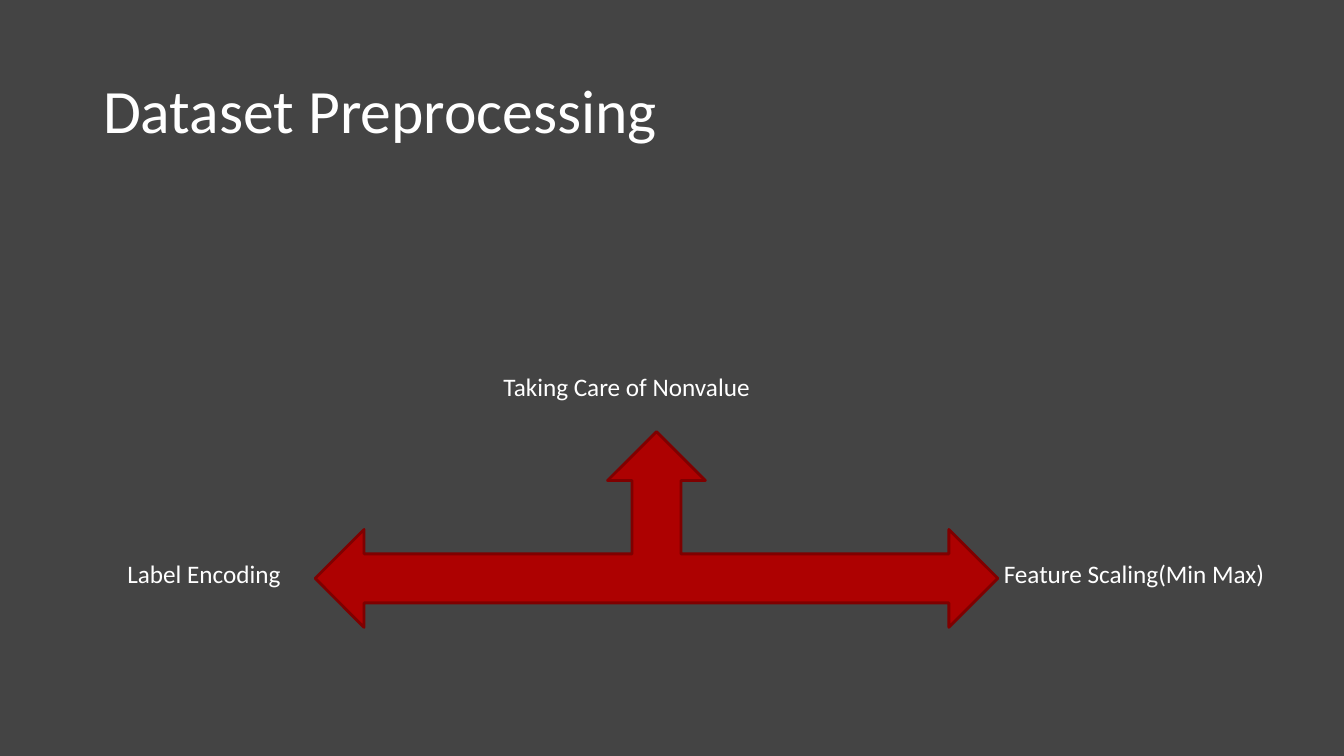
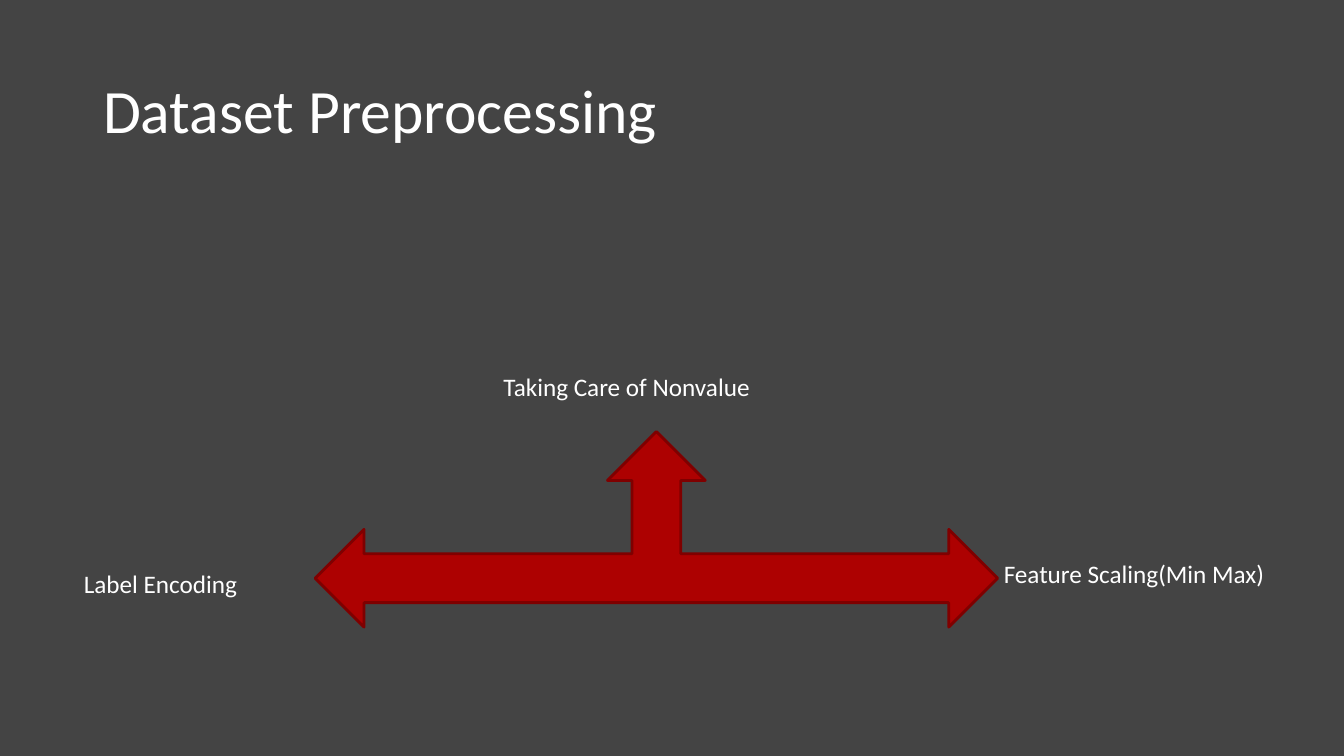
Before and after one commit to vshantam/Gender-classification-Artificial-Neural-Nets, a slide deck: slide 9 of Gender Detection System using FFT with ANN.pptx (slide 10 before the commit). Drawn at 1344x756 pixels with LibreOffice and Linux fonts; fonts in the diff are those of the drawing. Boxes give left, top, right and bottom in pixels: in the first picture for what was removed or moved away, otherwise in the second. Text is boxed around its words. In the diff, an @@ line names an element or a change of style, - is before the commit and + after.

```diff
--- a/Gender Detection System using FFT with ANN.pptx
+++ b/Gender Detection System using FFT with ANN.pptx
@@ text "Label Encoding": place and size @@
-text "Label Encoding" at (127,565,280,588)
+text "Label Encoding" at (84,575,237,598)
```
Also in this commit, not shown: 10 other slides changed, 1 slide added, 1 slide removed, 2 other files.
